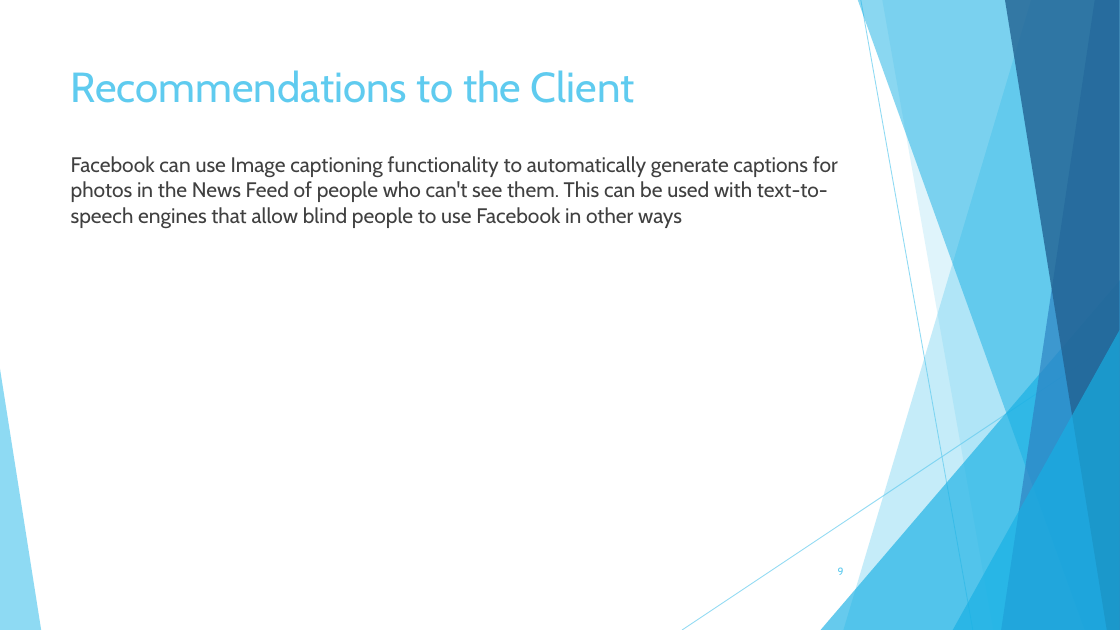
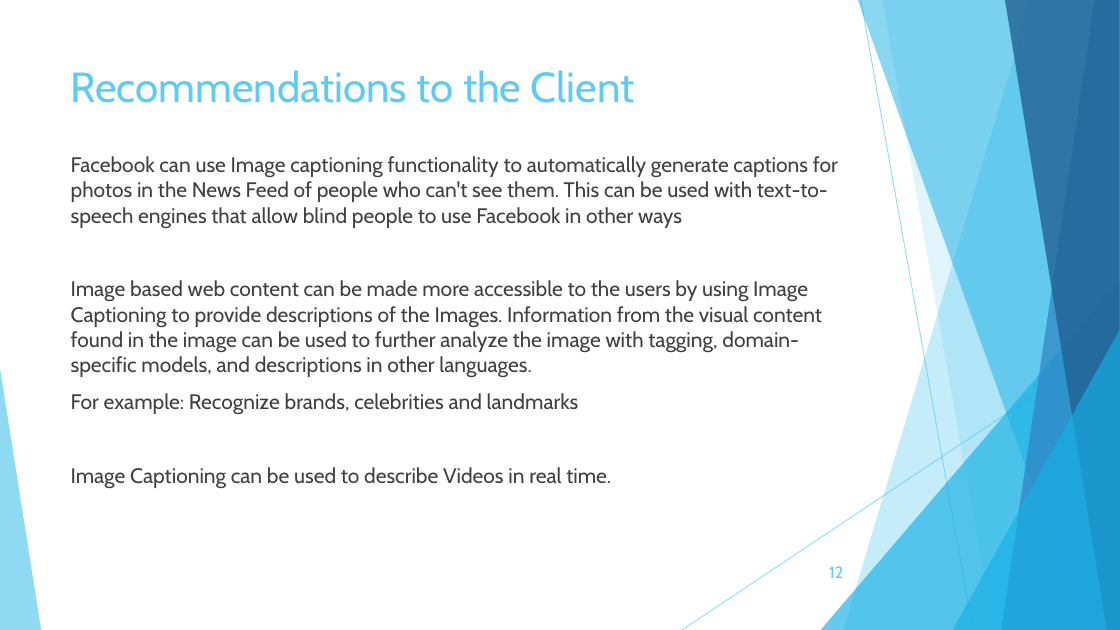
Before and after one commit to rvNine/caption1, a slide deck: slide 12 of caption_report.pptx (slide 9 before the commit). Drawn at 1120x630 pixels with LibreOffice and Linux fonts; fonts in the diff are those of the drawing. Boxes give left, top, right and bottom in pixels: in the first picture for what was removed or moved away, otherwise in the second. Text is boxed around its words. In the diff, an @@ line names an element or a change of style, - is before the commit and + after.

```diff
--- a/caption_report.pptx
+++ b/caption_report.pptx
@@ text at <box>71,280,822,489</box>: paragraphs added @@
+Image based web content can be made more accessible to the users by using Image Captioning to provide descriptions of the Images. Information from the visual content found in the image can be used to further analyze the image with tagging, domain-specific models, and descriptions in other languages.
+For example: Recognize brands, celebrities and landmarks
+Image Captioning can be used to describe Videos in real time.
@@ page number at <box>829,566,843,578</box>: text changed; size 9 to 14 pt @@
-9
+12
```
Also in this commit, not shown: 4 other slides changed, 5 slides added, 2 other files.
